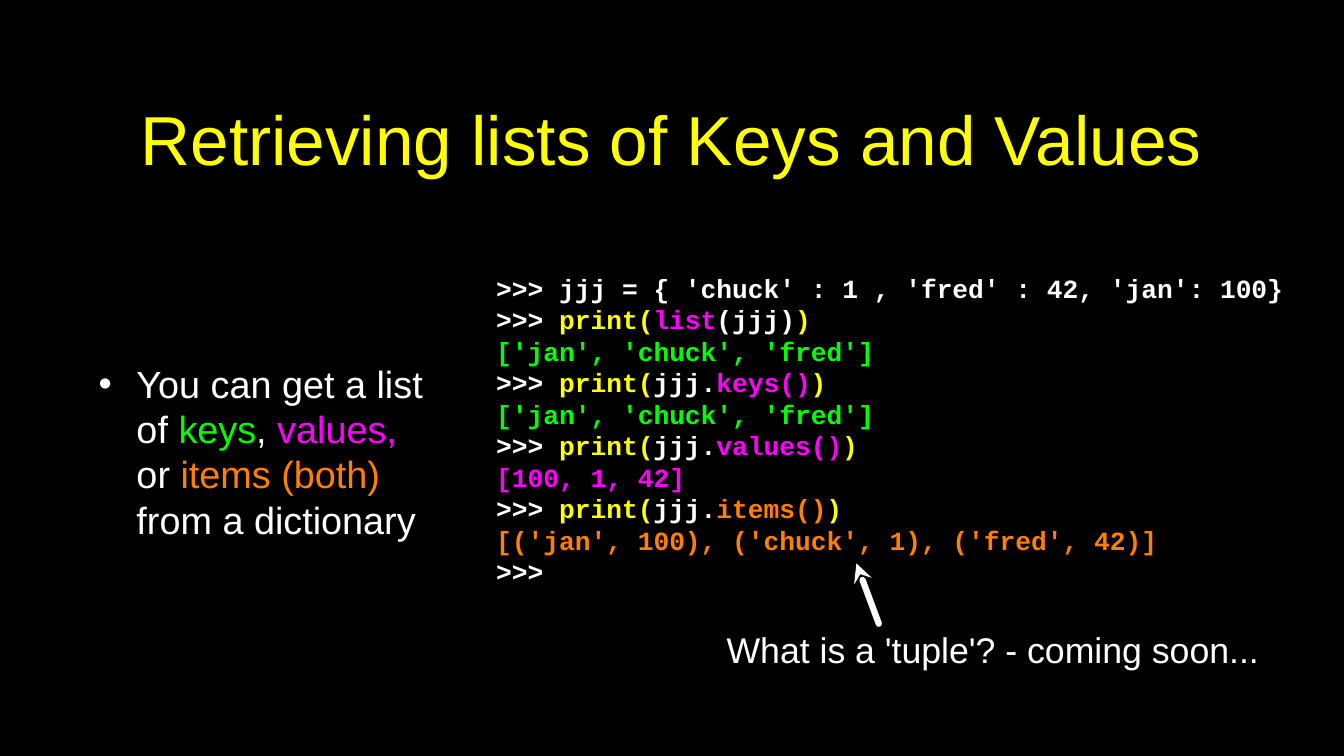
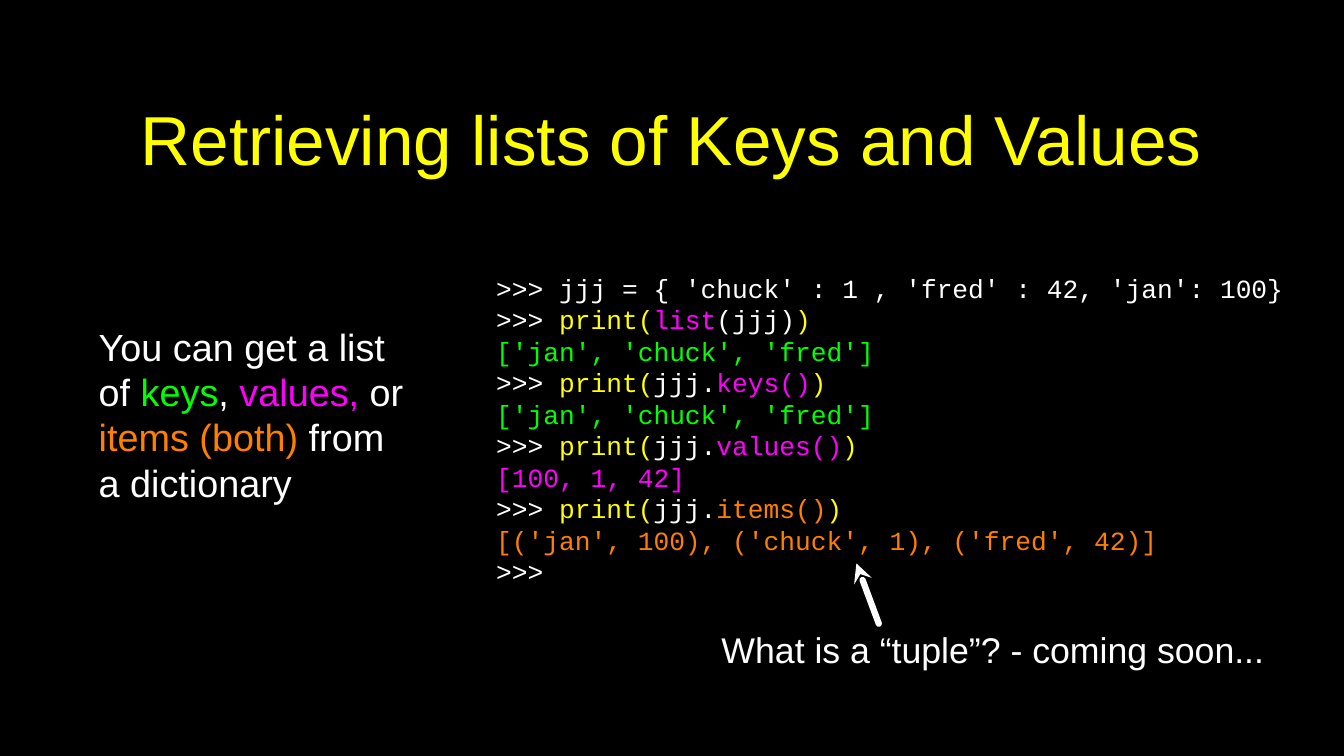
Before and after one commit to csev/py4e, a slide deck: slide 25 of lectures3/Pythonlearn-09-Dictionaries.pptx (slide 27 before the commit). Drawn at 1344x756 pixels with LibreOffice and Linux fonts; fonts in the diff are those of the drawing. Boxes give left, top, right and bottom in pixels: in the first picture for what was removed or moved away, otherwise in the second. Text is boxed around its words. In the diff, an @@ line names an element or a change of style, - is before the commit and + after.

```diff
--- a/lectures3/Pythonlearn-09-Dictionaries.pptx
+++ b/lectures3/Pythonlearn-09-Dictionaries.pptx
@@ text "You can get a list ..." at box(99, 333, 404, 504): bullet • to none @@
@@ text ">>> jjj = { 'chuck' ..." at box(496, 279, 1283, 556): bold off @@
@@ text at box(721, 637, 1264, 670): text changed @@
-What is a 'tuple'? - coming soon...
+What is a “tuple”? - coming soon...
```
Also in this commit, not shown: 19 other slides changed, 2 slides removed.
